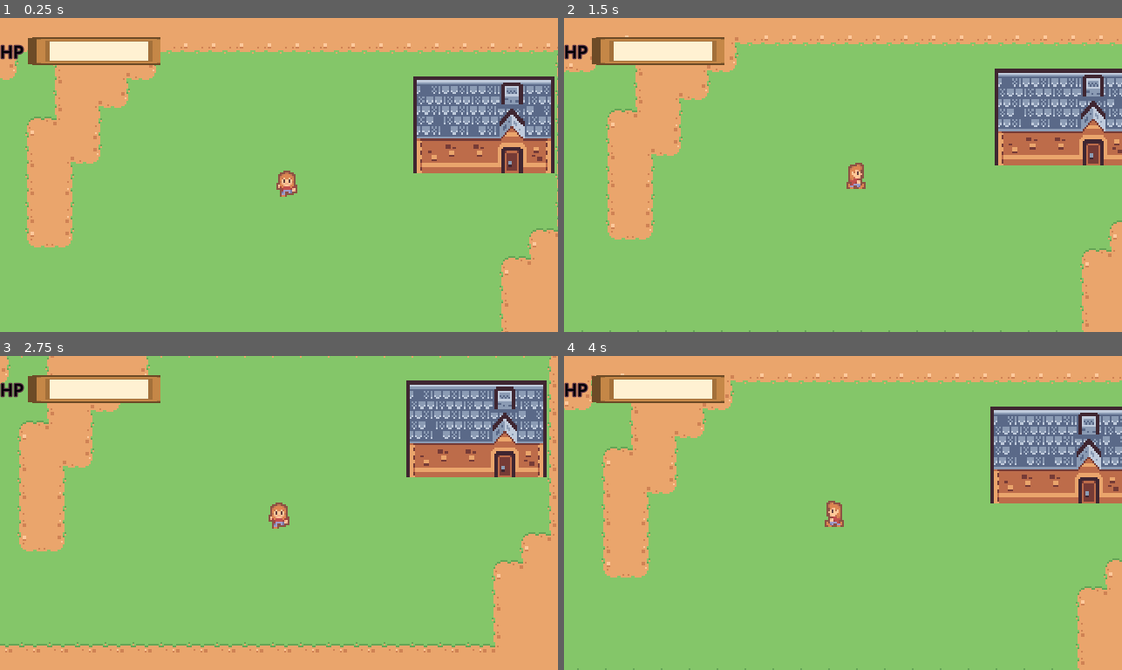
Above: before the commit, frames 1-4 (two rows, left to right).
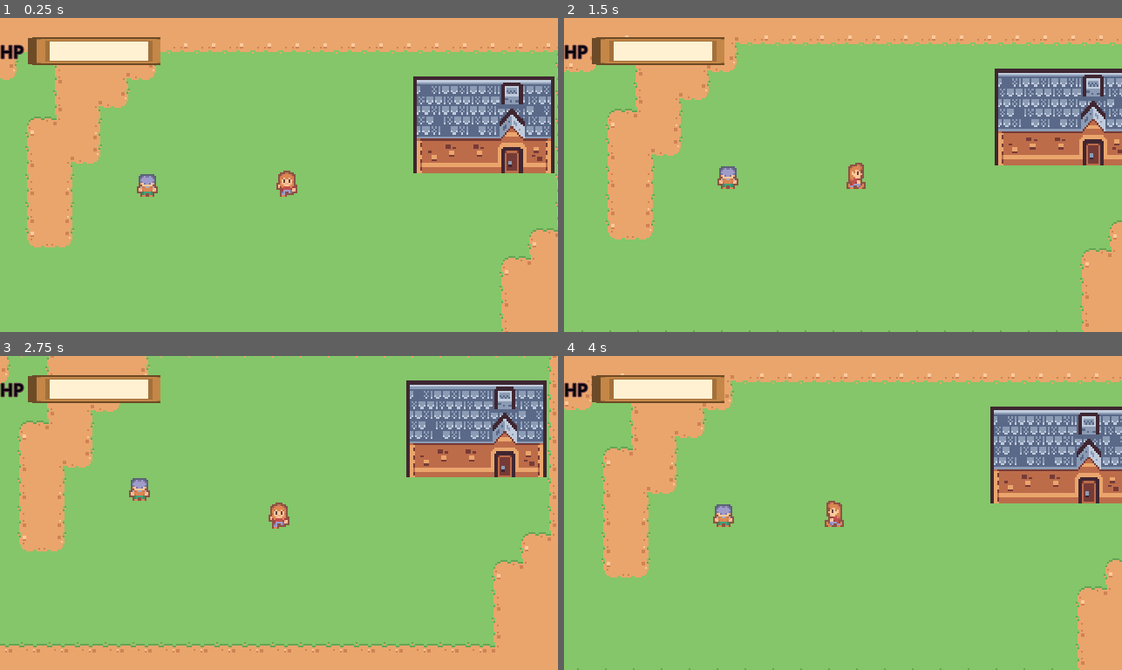
Above: after the commit, the same moments.

Repository: tempVincent/GAE
Game: Godot game, scene res://Maps/city.tscn
Same seed, same stepped clock (60 frames per second), same inputs: the game is played once before the commit and once after it.
Inputs:
- Up to frame 1 (0.25 s): no input
- Up to frame 2 (1.5 s): tap A (a) at 0.6 s; tap D (d) at 0.8, 1.35 s
- Up to frame 3 (2.75 s): tap S (s) at 1.55, 2.1 s; tap W (w) at 2.3 s
- Up to frame 4 (4 s): tap W (w) at 2.85 s; tap A (a) at 3.05, 3.6 s; tap D (d) at 3.8 s

The runs differ from the first frame. In frame 1, 0.2% of the frame differs, in the area x 24-29%, y 49-57%; in frame 2, 0.2%; in frame 3, 0.2%; in frame 4, 0.2%.

Commit message:
Update Visibility Bots

Diff:
--- a/gae1.2/Maps/city.tscn
+++ b/gae1.2/Maps/city.tscn
@@ -2,7 +2,6 @@
 
 [ext_resource type="Texture2D" uid="uid://clgm5rc7cd26j" path="res://ressourcesPacks/environment.png" id="1_pj2qn"]
 [ext_resource type="TileSet" uid="uid://bxe0tw4hx1jqk" path="res://Maps/Tilemaps/Obsticles.tres" id="2_t45pd"]
-[ext_resource type="TileSet" uid="uid://d056rv0jekksc" path="res://Maps/Tilemaps/Interactives.tres" id="3_p1lla"]
 [ext_resource type="PackedScene" uid="uid://wux0qknjusgo" path="res://Player/player.tscn" id="4_uewyx"]
 [ext_resource type="Texture2D" uid="uid://c27p4mch218jv" path="res://UI/tiles/Textbox.png" id="9_iwwak"]
 [ext_resource type="PackedScene" uid="uid://bu3aq5r1j6524" path="res://Player/Bot.tscn" id="9_q30uy"]
@@ -149,6 +148,51 @@
 [sub_resource type="TileSet" id="TileSet_dyidq"]
 sources/0 = SubResource("TileSetAtlasSource_rejiv")
 
+[sub_resource type="TileSetAtlasSource" id="TileSetAtlasSource_a4w04"]
+texture = ExtResource("1_pj2qn")
+separation = Vector2i(1, 1)
+2:6/0 = 0
+6:6/0 = 0
+0:7/0 = 0
+0:7/0/physics_layer_0/polygon_0/points = PackedVector2Array(-8, -8, 8, -8, 8, 8, -8, 8)
+1:7/0 = 0
+1:7/0/physics_layer_0/polygon_0/points = PackedVector2Array(-8, -8, 8, -8, 8, 8, -8, 8)
+2:7/0 = 0
+2:7/0/physics_layer_0/polygon_0/points = PackedVector2Array(-8, -8, 8, -8, 8, 8, -8, 8)
+3:7/0 = 0
+3:7/0/physics_layer_0/polygon_0/points = PackedVector2Array(-8, -8, 8, -8, 8, 8, -8, 8)
+4:7/0 = 0
+4:7/0/physics_layer_0/polygon_0/points = PackedVector2Array(-8, -8, 8, -8, 8, 8, -8, 8)
+5:7/0 = 0
+5:7/0/physics_layer_0/polygon_0/points = PackedVector2Array(-8, -8, 8, -8, 8, 8, -8, 8)
+6:7/0 = 0
+6:7/0/physics_layer_0/polygon_0/points = PackedVector2Array(-8, -8, 8, -8, 8, 8, -8, 8)
+7:7/0 = 0
+7:7/0/physics_layer_0/polygon_0/points = PackedVector2Array(-8, -8, 8, -8, 8, 8, -8, 8)
+0:0/0 = 0
+1:0/0 = 0
+2:0/0 = 0
+3:0/0 = 0
+4:0/0 = 0
+5:0/0 = 0
+5:0/0/physics_layer_0/polygon_0/points = PackedVector2Array(-8, -8, 8, -8, 8, 8, -8, 8)
+6:0/0 = 0
+6:0/0/physics_layer_0/polygon_0/points = PackedVector2Array(-8, -8, 8, -8, 8, 8, -8, 8)
+7:0/0 = 0
+7:0/0/physics_layer_0/polygon_0/points = PackedVector2Array(-8, -8, 8, -8, 8, 8, -8, 8)
+8:0/0 = 0
+8:0/0/physics_layer_0/polygon_0/points = PackedVector2Array(-8, -8, 8, -8, 8, 8, -8, 8)
+9:0/0 = 0
+9:0/0/physics_layer_0/polygon_0/points = PackedVector2Array(-8, -8, 8, -8, 8, 8, -8, 8)
+10:0/0 = 0
+10:0/0/physics_layer_0/polygon_0/points = PackedVector2Array(-8, -8, 8, -8, 8, 8, -8, 8)
+11:0/0 = 0
+11:6/0 = 0
+
+[sub_resource type="TileSet" id="TileSet_uewyx"]
+physics_layer_0/collision_layer = 4
+sources/0 = SubResource("TileSetAtlasSource_a4w04")
+
 [sub_resource type="LabelSettings" id="LabelSettings_uewyx"]
 font_size = 20
 font_color = Color(0, 0, 0.027451, 1)
@@ -180,7 +224,7 @@
 [node name="Interactives" type="TileMapLayer" parent="." unique_id=1535500801]
 scale = Vector2(1.00898, 1.15765)
 tile_map_data = PackedByteArray("AAAJAAAAAAABAAcAAAA=")
-tile_set = ExtResource("3_p1lla")
+tile_set = SubResource("TileSet_uewyx")
 
 [node name="Player" parent="." unique_id=1477837565 instance=ExtResource("4_uewyx")]
 position = Vector2(8, 8)
@@ -237,24 +281,6 @@
 size_flags_horizontal = 3
 size_flags_vertical = 8
 
-[node name="GridContainer" type="GridContainer" parent="CanvasLayer/BoxContainer" unique_id=2031708863]
-layout_mode = 2
-size_flags_horizontal = 3
-size_flags_vertical = 8
-columns = 3
-
-[node name="AspectRatioContainer" type="AspectRatioContainer" parent="CanvasLayer/BoxContainer/GridContainer" unique_id=1855273605]
-layout_mode = 2
-size_flags_vertical = 8
-stretch_mode = 1
-alignment_vertical = 2
-
-[node name="TextureRect" type="TextureRect" parent="CanvasLayer/BoxContainer/GridContainer/AspectRatioContainer" unique_id=514292607]
-layout_mode = 2
-size_flags_horizontal = 3
-size_flags_vertical = 8
-texture = ExtResource("9_iwwak")
-
 [node name="NinePatchRect" type="NinePatchRect" parent="CanvasLayer/BoxContainer" unique_id=2074401697]
 custom_minimum_size = Vector2(0, 60)
 layout_mode = 2
@@ -290,7 +316,6 @@
 text = "OK!"
 
 [node name="Bots" type="Node2D" parent="." unique_id=814341087]
-visible = false
 
 [node name="Path2D" type="Path2D" parent="Bots" unique_id=11872034]
 position = Vector2(-111.145, 136.315)
@@ -304,7 +329,6 @@
 texture = ExtResource("13_3xnxs")
 
 [node name="Bot" parent="." unique_id=1063210419 instance=ExtResource("9_q30uy")]
-visible = false
 position = Vector2(-62, 11)
 
 [connection signal="pressed" from="CanvasLayer/BoxContainer/Container/Button" to="CanvasLayer/BoxContainer" method="_on_button_pressed"]
